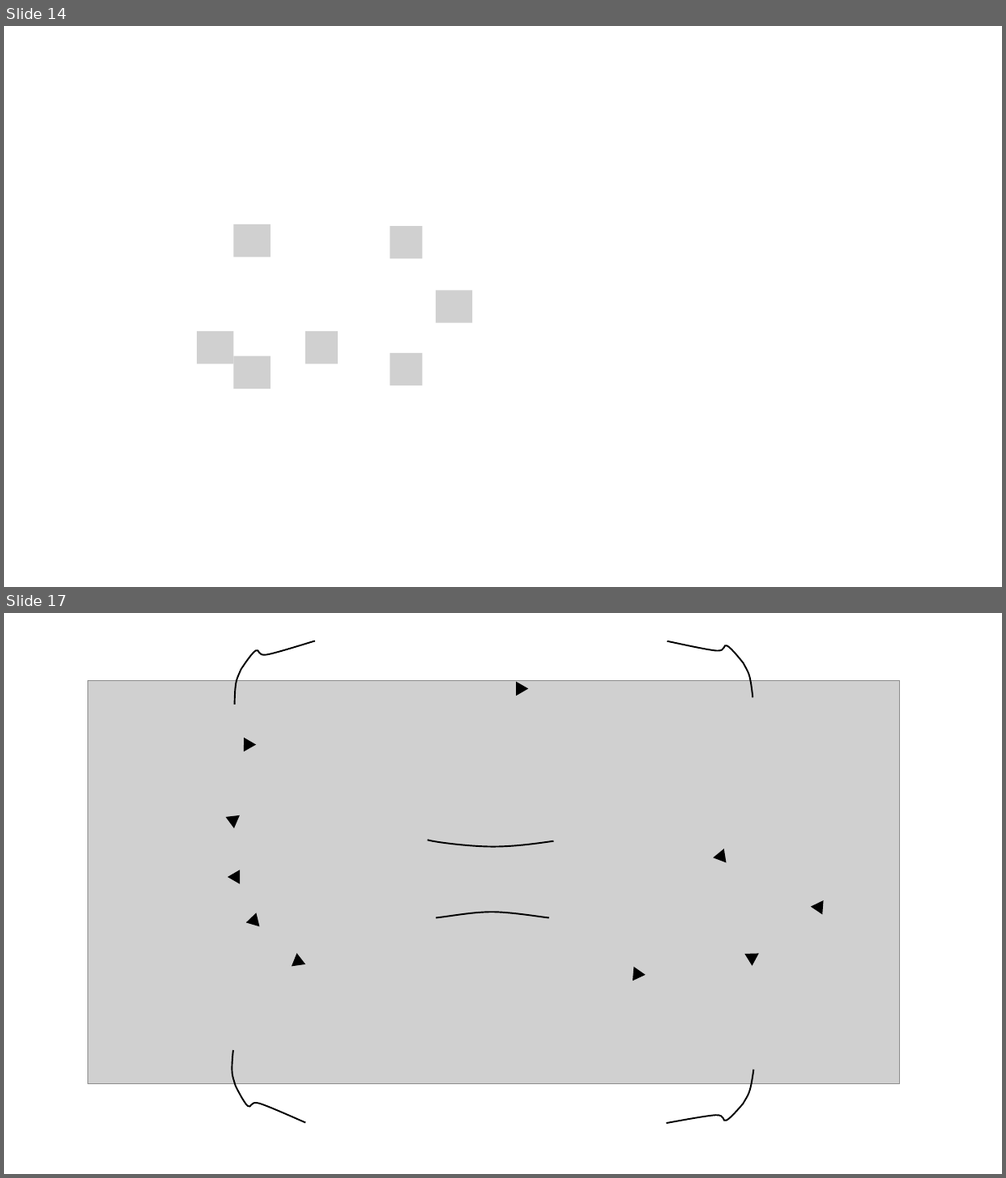
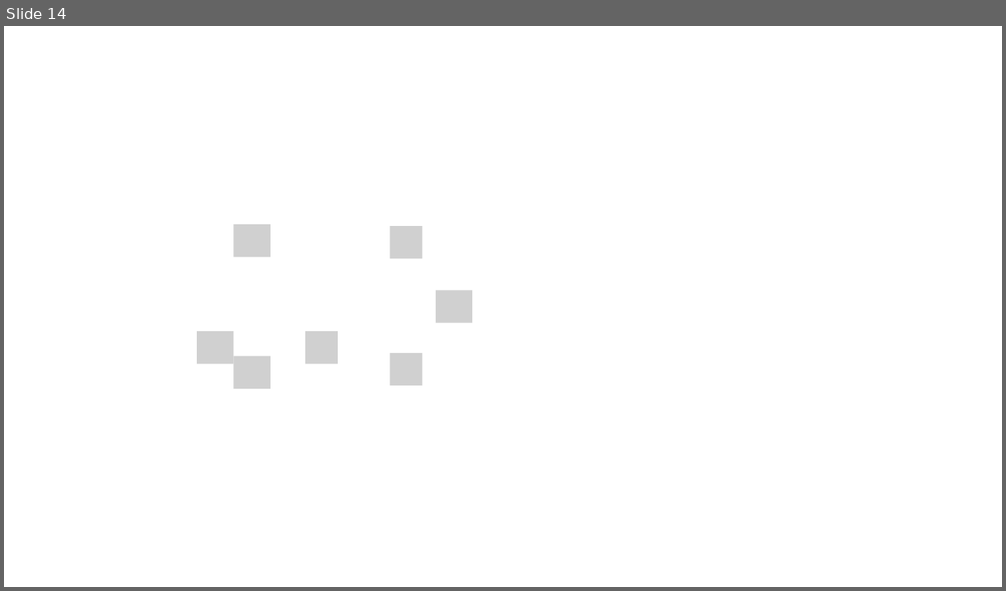
Before and after one commit to OSTP/PhysicsArtofModelling, a slide deck: tex/figures/MagneticForce/Figures.pptx. Shown one above the other, each under a label of ours: slides 14 and 17 before the commit, slide 14 after it; the slides between them are not shown. The pictures are 1006x1178 and 1006x591 pixels, drawn with LibreOffice and Linux fonts; fonts in the diff are those of the drawing; grey boxes stand for pictures; background and template pictures are left out. Boxes give left, top, right and bottom in pixels: in the first picture for what was removed or moved away, otherwise in the second. Text is boxed around its words. In the diff, an @@ line names an element or a change of style, - is before the commit and + after.

```diff
--- a/tex/figures/MagneticForce/Figures.pptx
+++ b/tex/figures/MagneticForce/Figures.pptx
@@ slide 17 removed at bbox=[4, 613, 1002, 1174], background #FFFFFF @@
@@ triangle removed at bbox=[518, 684, 525, 693] @@
@@ triangle removed at bbox=[241, 738, 253, 749] @@
@@ triangle removed at bbox=[227, 814, 237, 825] @@
@@ triangle removed at bbox=[716, 852, 725, 862] @@
@@ triangle removed at bbox=[231, 873, 238, 882] @@
@@ triangle removed at bbox=[814, 902, 822, 912] @@
@@ triangle removed at bbox=[248, 916, 258, 926] @@
@@ triangle removed at bbox=[746, 952, 756, 963] @@
@@ triangle removed at bbox=[292, 956, 303, 969] @@
@@ triangle removed at bbox=[632, 968, 643, 978] @@
@@ group removed at bbox=[88, 627, 900, 1141]: 6 freeform shapes, 1 picture @@
```
Also in this commit, not shown: 3 slides changed, 5 slides added, 3 other slides removed.
